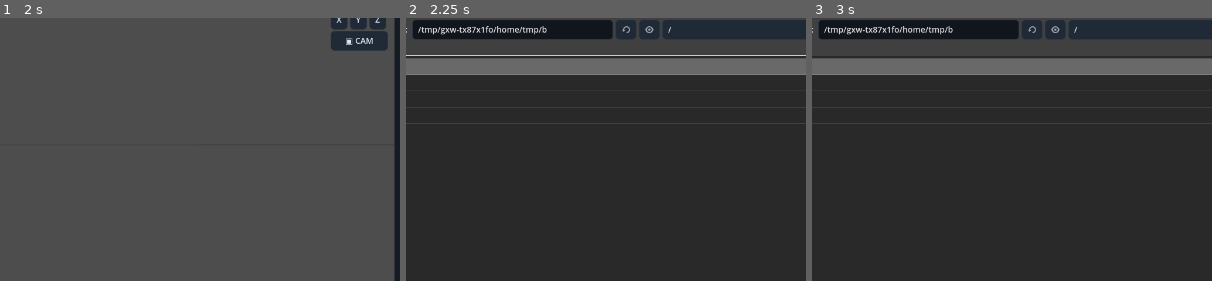
Above: before the commit, frames 1-3 (left to right).
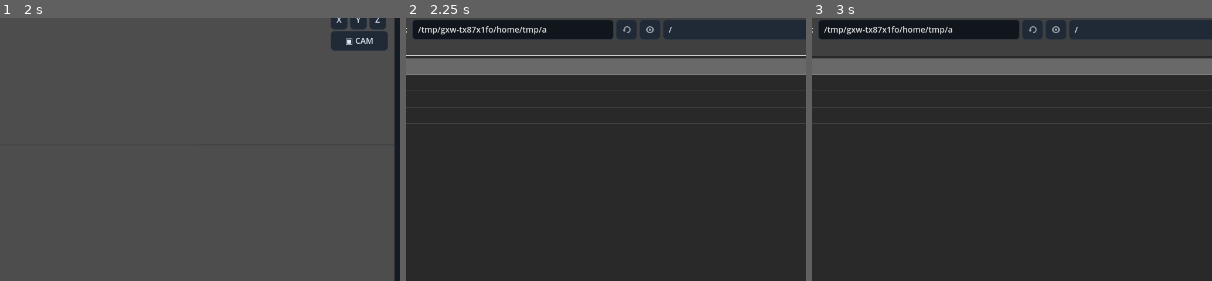
Above: after the commit, the same moments.

Repository: Onnevan/Kabuki
Game: Godot game, scene res://editor/main.tscn
Same seed, same stepped clock (60 frames per second), same inputs: the game is played once before the commit and once after it.
Inputs (mouse positions are % of the whole screen's width and height, from its top left):
- Up to frame 1 (2 s): click "↶" at 0.5 s; click "↷" at 1.25 s
- Up to frame 2 (2.25 s): click "＋ IMPORT" at 2 s
- Up to frame 3 (3 s): click (37, 77) at 2.77 s; type "12" at 2.85 s
The pictures show only the part of the screen within x 27-77%, y 16-65%; the shares and areas given below are measured in that part.

Frame 1 is identical in both runs. In frame 2, less than 0.1% of the frame differs, in the area x 34-67%, y 3-6%; in frame 3, less than 0.1%.

Commit message:
Give each drawing canvas an independent local clip timeline

Diff:
--- a/paint/drawing_data.gd
+++ b/paint/drawing_data.gd
@@ -10,6 +10,35 @@
 var stroke_order: Array[String] = []
 var exposures: Array[Dictionary] = []
 var next_stroke_index := 1
+# Every Reference Canvas owns a local clip timeline. Scene time maps into it.
+var local_frame := 0
+var local_duration := 24
+var scene_start := 0
+var playback_mode := "loop" # once, loop, ping_pong, hold, reverse
+var playback_speed := 1.0
+
+func map_scene_frame(scene_frame: int) -> int:
+	var duration: int = maxi(1, local_duration)
+	var elapsed: int = maxi(0, scene_frame - scene_start)
+	var scaled: int = int(floor(float(elapsed) * playback_speed))
+	match playback_mode:
+		"loop":
+			return scaled % duration
+		"ping_pong":
+			if duration <= 1: return 0
+			var period: int = (duration - 1) * 2
+			var phase: int = scaled % period
+			return phase if phase < duration else period - phase
+		"reverse":
+			return maxi(0, duration - 1 - (scaled % duration))
+		"hold":
+			return mini(scaled, duration - 1)
+		"once":
+			return mini(scaled, duration - 1)
+	return scaled % duration
+
+func set_local_frame(frame: int) -> void:
+	local_frame = clampi(frame, 0, maxi(0, local_duration - 1))
 
 func _init(owner_object_id := "") -> void:
 	id = str(ResourceUID.create_id()) + "-" + str(Time.get_ticks_usec())
